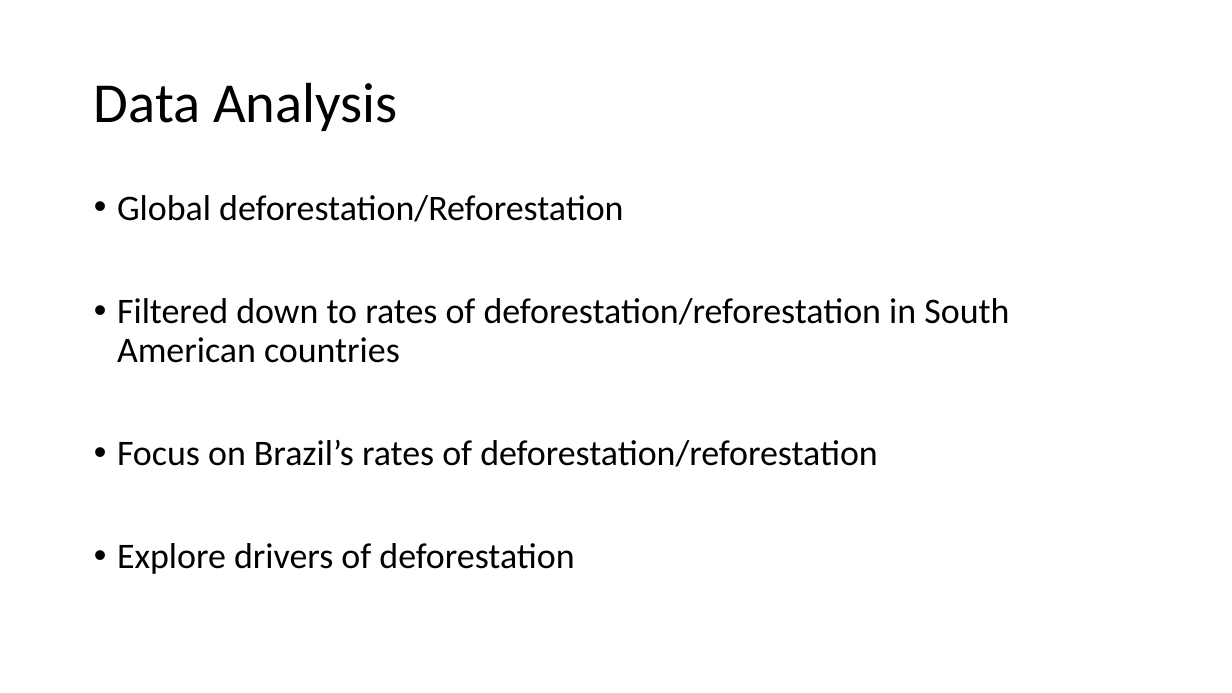
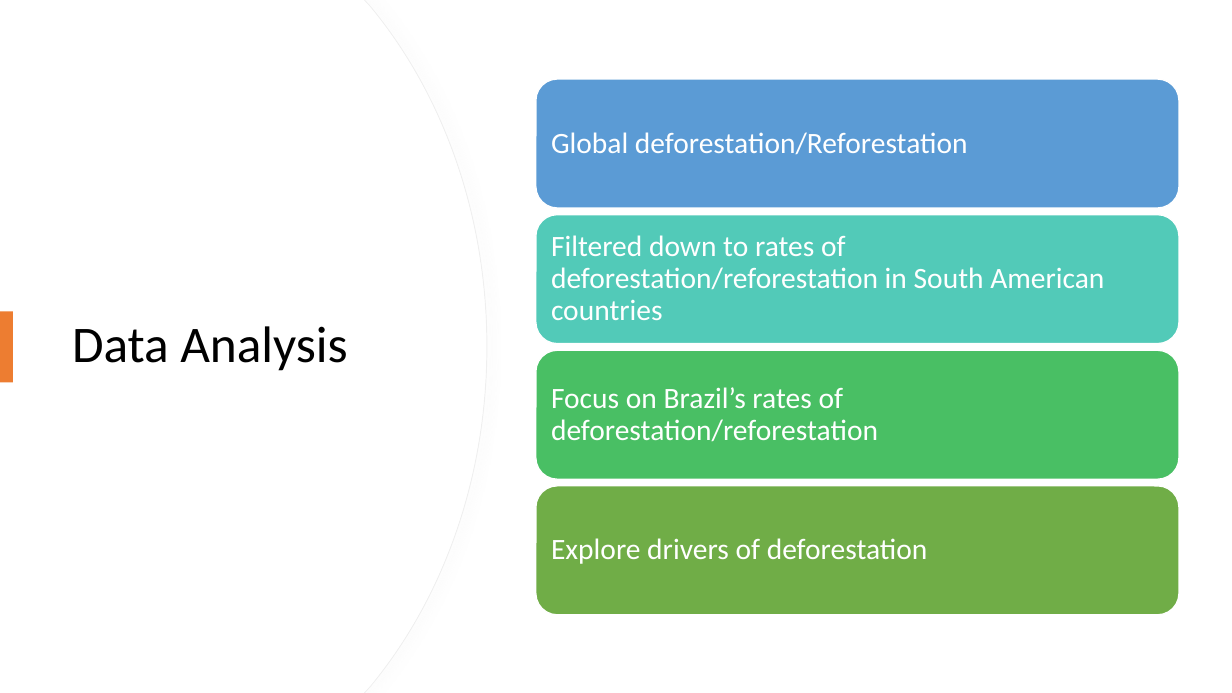
Before and after one commit to MorganMaciupa/Data_Analytics_ReforestationProject, a slide deck: slide 5 of Presentation.pptx. Drawn at 1232x693 pixels with LibreOffice and Linux fonts; fonts in the diff are those of the drawing. Boxes give left, top, right and bottom in pixels: in the first picture for what was removed or moved away, otherwise in the second. Text is boxed around its words. In the diff, an @@ line names an element or a change of style, - is before the commit and + after.

```diff
--- a/Presentation.pptx
+++ b/Presentation.pptx
@@ freeform shape added at (0,0,487,693), fill #FFFFFF, outline #EFEFEF 0.75 pt @@
@@ freeform shape added at (0,0,486,693), fill #FFFFFF @@
@@ title "Data Analysis": place and size @@
-title "Data Analysis" at (94,82,397,131)
+title "Data Analysis" at (72,326,347,371)
@@ title "Data Analysis" at (72,326,347,371): size 44 to 40 pt @@
@@ text removed at (117,195,1009,574) @@
-• Global deforestation/Reforestation
-• Filtered down to rates of deforestation/reforestation in South American countries
-• Focus on Brazil’s rates of deforestation/reforestation
-• Explore drivers of deforestation
@@ rectangle added at (0,311,13,383), fill #ED7D31 @@
@@ group added at (536,79,1179,616): 4 rounded rectangles, 4 texts @@
+Global deforestation/Reforestation
+Filtered down to rates of deforestation/reforestation in South American countries
+Focus on Brazil’s rates of deforestation/reforestation
+Explore drivers of deforestation
```
Also in this commit, not shown: 6 other slides changed, 8 slides added, 8 slides removed, 4 other files.
